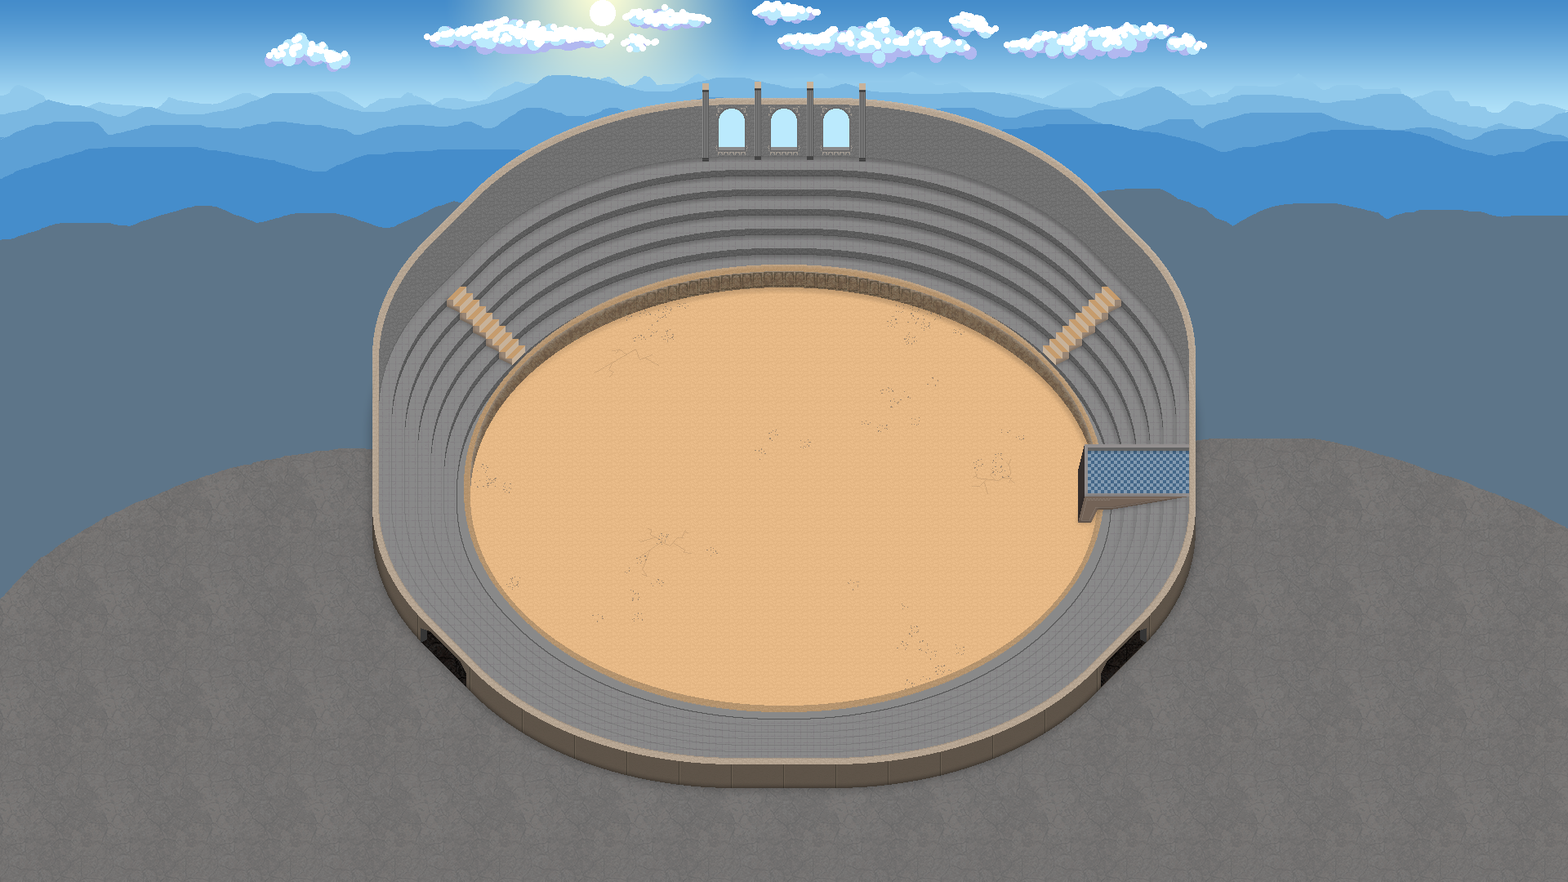
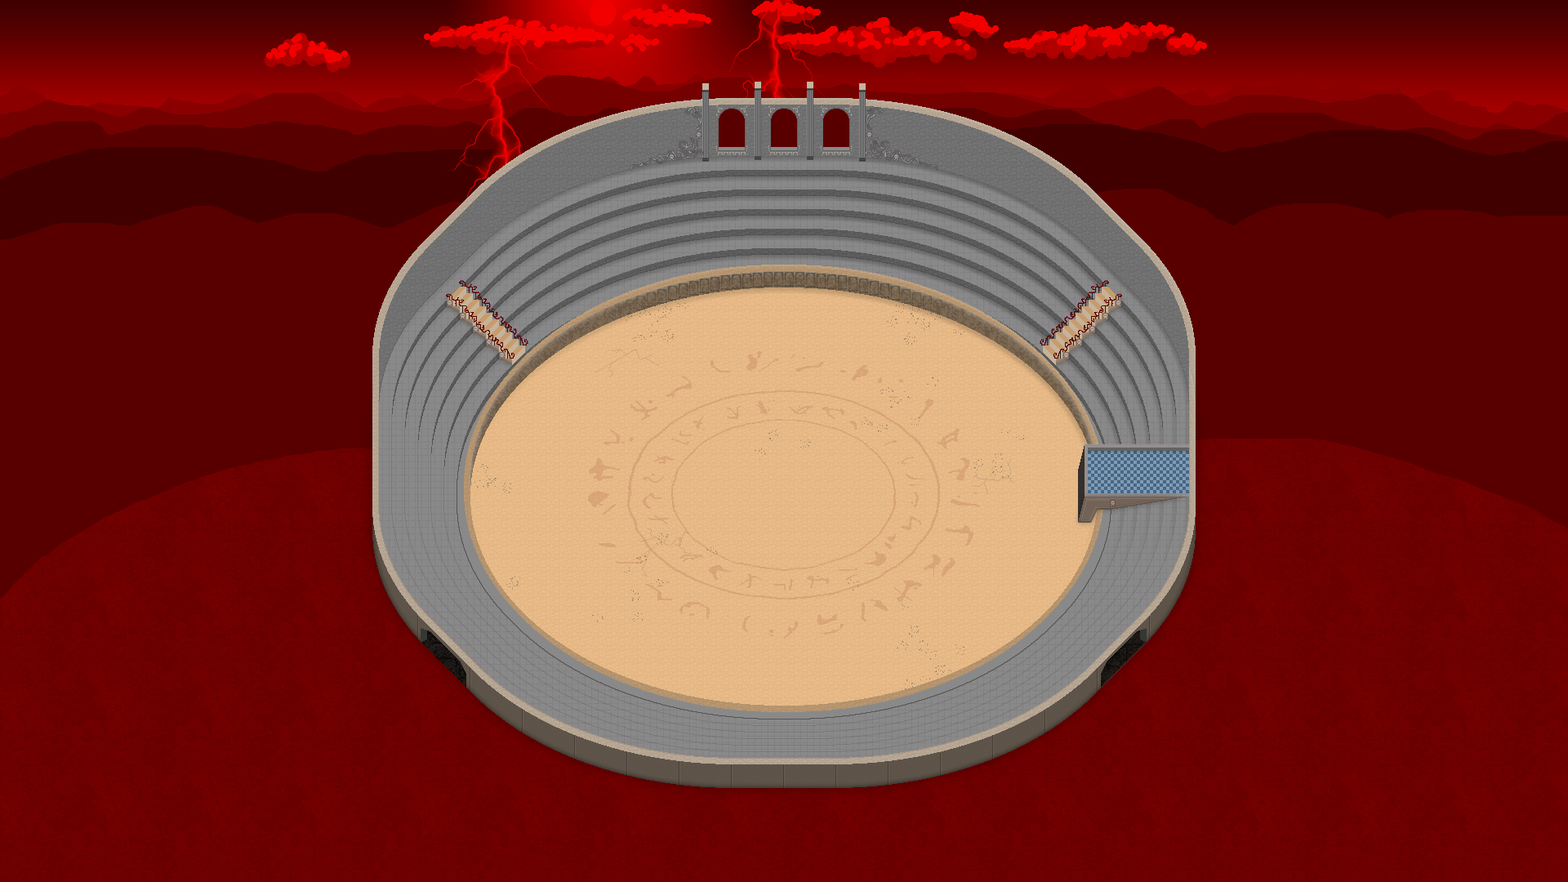
Layered file, before and after one edit (1568×882). Changes by layer:
added group "skull corner decoration R" with 3 layers above "skull corner decoration L" over (865, 106, 938, 170)
added layer "tentacle swirls" (1st of 2, in "skull corner decoration R") in group "skull corner decoration R" over (865, 106, 938, 170)
added group "skull corner decoration L" with 3 layers above "summoning circle" over (630, 106, 703, 170)
added layer "tentacle swirls" (2nd of 2, in "skull corner decoration L") in group "skull corner decoration L" over (630, 106, 703, 170)
added group "summoning circle" (1st of 2) with 5 layers above "cthulu railing R" over (588, 351, 980, 639)
added layer "rune circle" (10%) in group "summoning circle" over (588, 351, 980, 639)
added group "cthulu railing R" with 10 layers above "cthulu railing L" over (1039, 280, 1123, 359)
added layer "tentacle railing copy" (1st of 2, in "cthulu railing R") in group "cthulu railing R" over (1053, 294, 1123, 359)
added layer "tentacle railing" (1st of 2, in "cthulu railing R") in group "cthulu railing R" over (1040, 280, 1110, 346)
added group "cthulu railing L" with 10 layers above "window fill" over (445, 280, 529, 359)
added layer "tentacle railing copy" (2nd of 2, in "cthulu railing L") in group "cthulu railing L" over (445, 294, 515, 359)
added layer "tentacle railing" (2nd of 2, in "cthulu railing L") in group "cthulu railing L" over (458, 280, 528, 346)
added group "window fill" with 1 layers above "balcony" over (718, 108, 850, 147)
added layer "red windows" in group "window fill" over (718, 108, 850, 147)
added group "horror sky" with 3 layers above "sky and distant bg" over (0, 0, 1568, 882)
added layer "redness" (hard light) in group "horror sky" over (0, 0, 1568, 882)
added layer "lightning copy" (lighten) in group "horror sky" over (399, 27, 609, 237)
added layer "lightning" (lighten) in group "horror sky" over (671, 0, 881, 118)
…and 21 more changes (21 added)